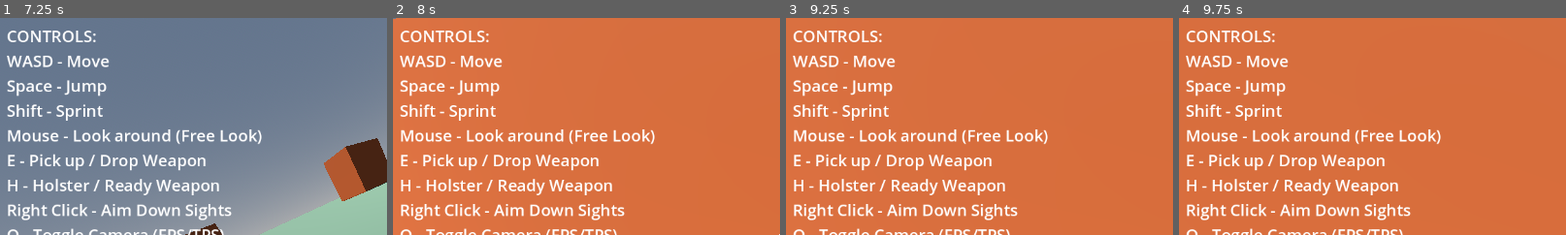
Above: before the commit, frames 1-4 (left to right).
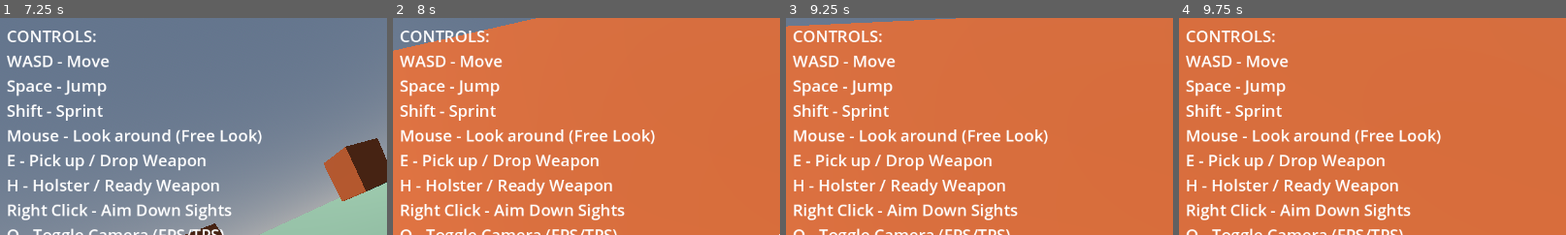
Above: after the commit, the same moments.

Repository: lmf-git/fpsikanimragdoll
Game: Godot game, scene res://world.tscn
The game is run twice, just before and just after one commit, with the same random seed, the same clock (stepped at 60 frames per second) and the same inputs.
Inputs (mouse positions are % of the whole screen's width and height, from its top left):
- Up to frame 1 (7.25 s): tap Enter at 0.5 s; move the mouse to (55, 50) at 0.52 s; hold Shift (sprint) 0.53-1.28 s; hold W (move_forward) 0.53-5.78 s; click (55, 50) at 0.67 s; tap Space (jump) at 0.77, 1.52, 3.02, 3.77, 4.52, 6.02, 6.77 s; move the mouse to (45, 50) at 1.27 s; tap O (toggle_camera) at 1.35, 5.85 s; move the mouse to (52, 48) at 2.02 s; hold I (toggle_ik) 2.03-2.78 s; move the mouse to (49, 52) at 2.77 s; tap R (toggle_ragdoll) at 2.85 s; click (49, 52) at 2.92 s; move the mouse to (57, 51) at 3.52 s; tap E at 3.6 s; move the mouse to (42, 49) at 4.27 s; tap H at 4.35 s; move the mouse to (51, 50) at 5.02 s; hold Shift (sprint) 5.03-5.78 s; click (51, 50) at 5.17 s; move the mouse to (46, 48) at 5.77 s; hold D (move_right) 5.78-6.53 s; move the mouse to (55, 50) at 6.52 s; hold W (move_forward) from 6.53 s (still down); hold I (toggle_ik) from 6.53 s (still down)
- Up to frame 2 (8 s): keep holding W (move_forward); move the mouse to (45, 50) at 7.27 s; release I (toggle_ik) at 7.28 s; tap R (toggle_ragdoll) at 7.35 s; click (45, 50) at 7.42 s; tap Space (jump) at 7.52 s
- Up to frame 3 (9.25 s): move the mouse to (52, 48) at 8.02 s; tap E at 8.1 s; tap Space (jump) at 8.75, 9.02 s; move the mouse to (49, 52) at 8.77 s; release W (move_forward) at 8.78 s; hold A (move_left) from 8.78 s (still down); tap H at 8.85 s
- Up to frame 4 (9.75 s): tap Enter at 9.5 s; move the mouse to (57, 51) at 9.52 s; release A (move_left) at 9.53 s; hold W (move_forward) from 9.53 s (still down); hold Shift (sprint) from 9.53 s (still down); click (57, 51) at 9.67 s
The pictures show only the part of the screen within x 0-50%, y 0-50%; the shares and areas given below are measured in that part.

Frame 1 is identical in both runs. In frame 2, 2.6% of the frame differs, in the area x 0-37%, y 0-16%; in frame 3, 0.9%; in frame 4, less than 0.1%.

Commit message:
Fix recoil direction to raise aim instead of lowering it
Changed recoil_rotation pitch from -5.0 to 5.0 degrees. Negative pitch
was causing camera to kick downward on shot, but recoil should kick
upward. Now weapon recoil correctly raises the aim when firing.

Diff:
--- a/character_controller.gd
+++ b/character_controller.gd
@@ -96,7 +96,7 @@
 var current_sway: Vector3 = Vector3.ZERO  # Current sway offset
 
 # Weapon recoil
-@export var recoil_rotation: Vector3 = Vector3(-5.0, 0.0, 0.0)  # Rotation recoil in degrees (pitch, yaw, roll)
+@export var recoil_rotation: Vector3 = Vector3(5.0, 0.0, 0.0)  # Rotation recoil in degrees (pitch, yaw, roll)
 @export var recoil_position: Vector3 = Vector3(0.0, 0.0, 0.05)  # Position recoil (backward push)
 @export var recoil_recovery_speed: float = 10.0  # How fast recoil returns to normal
 var current_recoil_rotation: Vector3 = Vector3.ZERO  # Current recoil rotation offset
